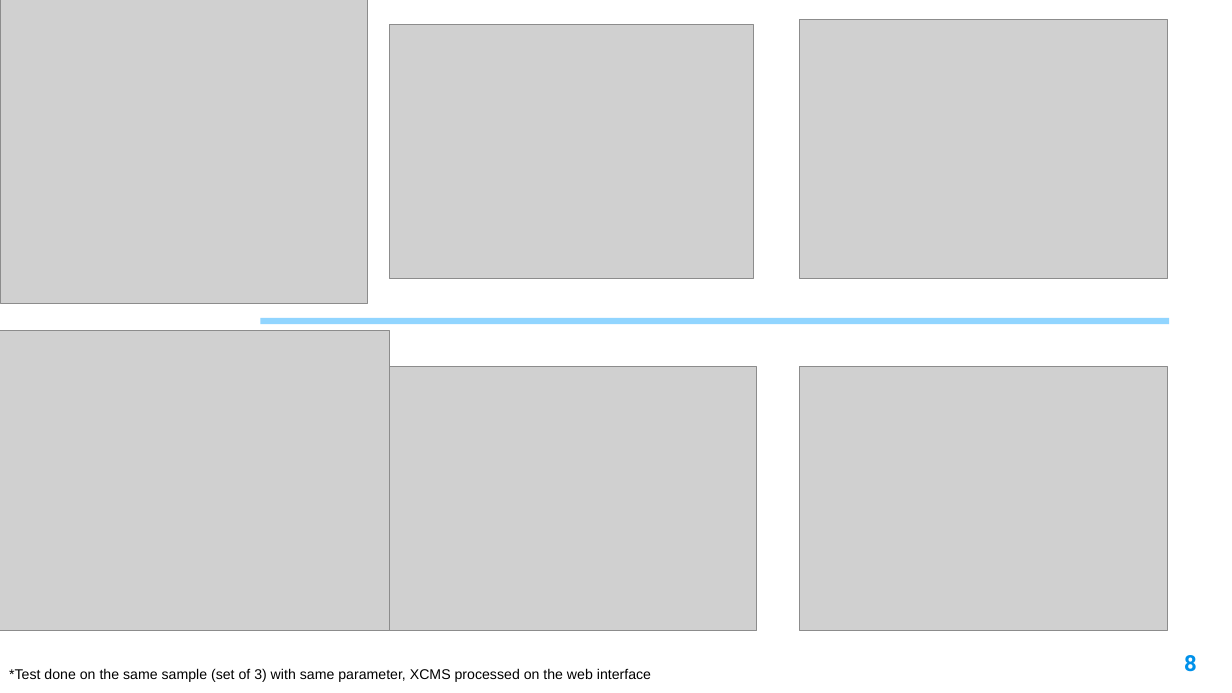
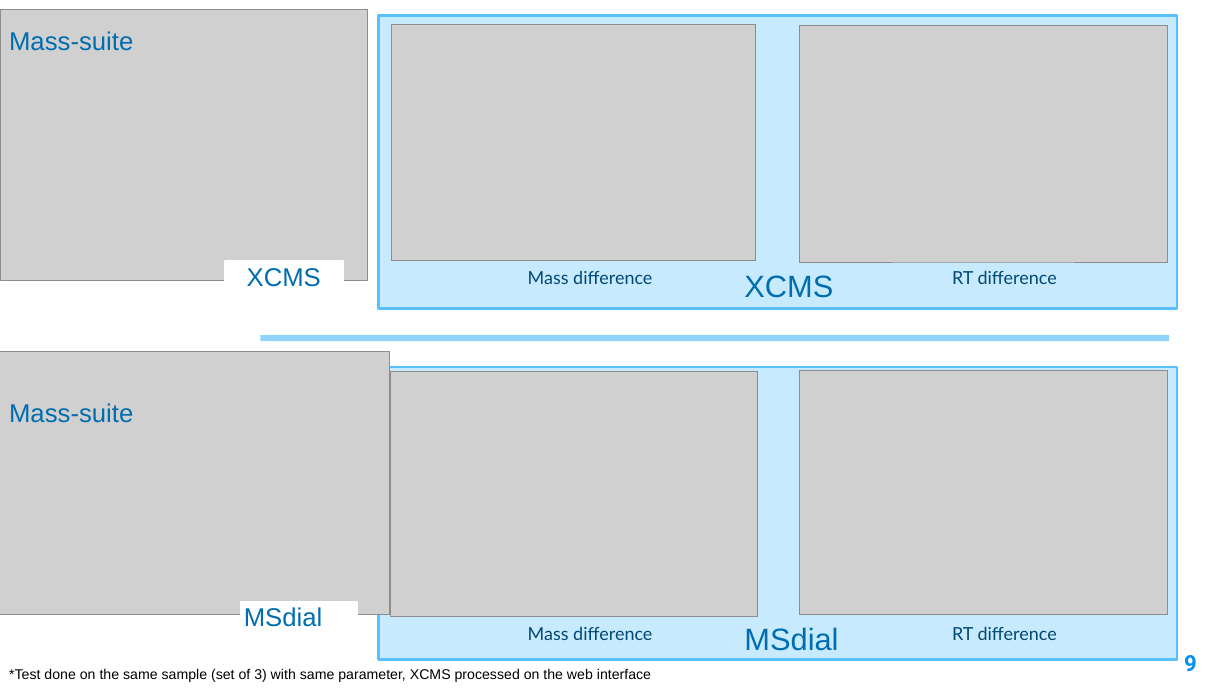
Before and after one commit to XiminHu/mass-suite, a slide deck: slide 9 of doc/20210326 ACS presentation.pptx (slide 8 before the commit). Drawn at 1232x693 pixels with LibreOffice and Linux fonts; fonts in the diff are those of the drawing; grey boxes stand for pictures; background and template pictures are left out. Boxes give left, top, right and bottom in pixels: in the first picture for what was removed or moved away, otherwise in the second. Text is boxed around its words. In the diff, an @@ line names an element or a change of style, - is before the commit and + after.

```diff
--- a/doc/20210326 ACS presentation.pptx
+++ b/doc/20210326 ACS presentation.pptx
@@ picture: place and size @@
-picture at <box>0,0,367,303</box>
+picture at <box>0,9,367,281</box>
@@ rectangle added at <box>379,16,1177,309</box>, fill #C8EAFF, outline #59C0FF 2 pt @@
@@ picture: place and size @@
-picture at <box>389,25,753,279</box>
+picture at <box>391,25,755,262</box>
@@ picture: place and size @@
-picture at <box>799,19,1167,278</box>
+picture at <box>799,26,1167,262</box>
@@ text added at <box>9,31,133,51</box>, 20 pt, text #006DB0 @@
+Mass-suite
@@ rectangle added at <box>226,261,343,289</box>, fill #FFFFFF, outline #FFFFFF 2 pt @@
@@ text added at <box>247,268,321,287</box>, 20 pt, text #006DB0 @@
+XCMS
@@ text added at <box>528,271,652,284</box>, 14 pt, text #004875 @@
+Mass difference
@@ text added at <box>744,275,833,298</box>, 24 pt, text #006DB0 @@
+XCMS
@@ text added at <box>952,270,1057,284</box>, 14 pt, text #004875 @@
+RT difference
@@ picture: place and size @@
-picture at <box>0,331,389,631</box>
+picture at <box>0,351,389,615</box>
@@ rectangle: place and size @@
-rectangle at <box>261,318,1170,324</box>
+rectangle at <box>261,335,1170,341</box>
@@ rectangle added at <box>379,367,1177,660</box>, fill #C8EAFF, outline #59C0FF 2 pt @@
@@ picture: place and size @@
-picture at <box>389,367,757,630</box>
+picture at <box>390,372,758,616</box>
@@ picture: place and size @@
-picture at <box>799,367,1167,630</box>
+picture at <box>799,371,1167,616</box>
@@ text added at <box>9,403,133,423</box>, 20 pt, text #006DB0 @@
+Mass-suite
@@ rectangle added at <box>241,603,357,631</box>, fill #FFFFFF, outline #FFFFFF 2 pt @@
@@ text added at <box>244,607,323,627</box>, 20 pt, text #006DB0 @@
+MSdial
@@ text added at <box>528,627,652,640</box>, 14 pt, text #004875 @@
+Mass difference
@@ text added at <box>744,627,838,651</box>, 24 pt, text #006DB0 @@
+MSdial
@@ text added at <box>952,626,1057,640</box>, 14 pt, text #004875 @@
+RT difference
@@ page number at <box>1184,655,1197,671</box>: text changed @@
-8
+9
```
Also in this commit, not shown: 14 other slides changed, 3 slides added, 2 slides removed, 7 other files.
